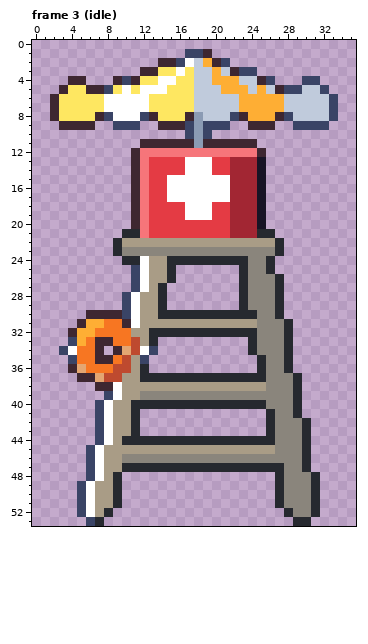
A pixel-art file gets an edit: art/hood-city/lifeguard-chair@75.aseprite. That is the earlier state.
36x54 pixels, 4 frames. Shown: frame 3 (idle).
And afterwards:
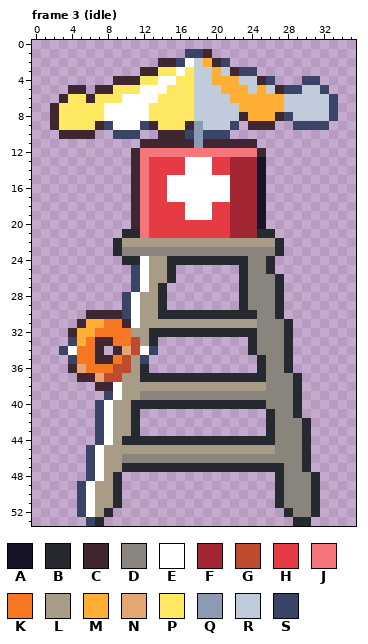
Palette (. is transparent): A #181425  B #26292f  C #3e2731  D #8a857c  E #ffffff  F #a22633  G #be4a2f  H #e43b44  J #f6757a  K #f77622  L #a99c86  M #feae34  N #e4a672  P #fee761  Q #8b9bb4  R #c0cbdc  S #3a4466
Difference:
Frame 3 (idle):
y 4: x 4..5 CC -> ..; x 10 S -> C
y 5: x 3..6 CPPC -> .CC.; x 8 S -> C; x 10 E -> P
y 6: x 2..3 CP -> .C; x 6 P -> C; x 8..9 EE -> PP; x 13 P -> E; x 22 R -> M
y 8: x 7..8 CS -> PE; x 12..13 SC -> EP; x 17..18 CQ -> PR; x 22 S -> R
y 9: x 2..17 .CCCC..SSS..CCCS -> CPPPPCSEEESCPPPC; x 19..22 SSS. -> RRRS
y 10: x 3..6 .... -> CCCC; x 9..11 ... -> SSS; x 14..16 ... -> CCC; x 20..21 .. -> SS
